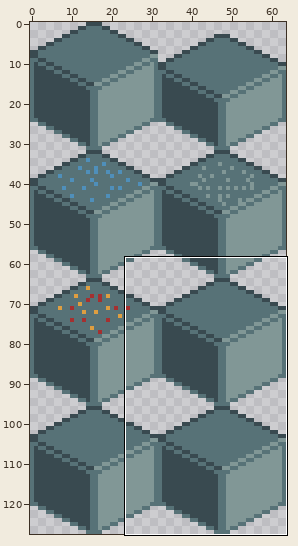
Sprite sheet -- LD48/Assets/Sprites/Terrain.png. Above, an overview of the earlier version with the close-up marked.
Close-up. The starting point:
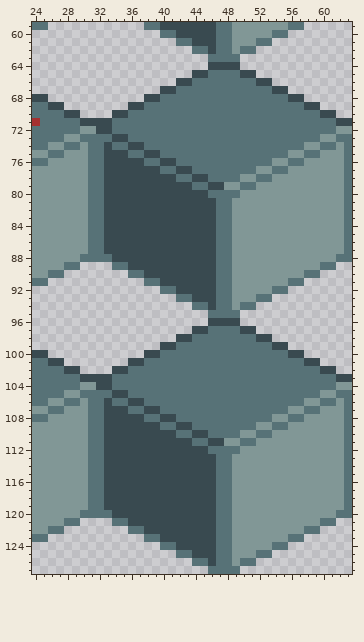
The file is 64x128 pixels. Shown: x 24..63, y 59..127.
New version:
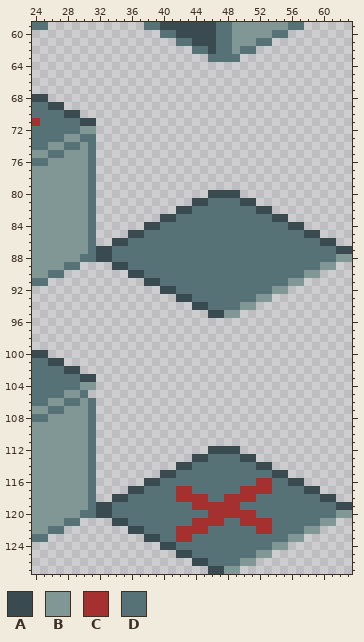
Palette (. is transparent): A #394a50  B #819796  C #a53030  D #577277
Change:
@@ x 24..63 @@
  63 ......................DDDD..............
- 64 ......................AAAA..............
- 65 ....................AADDDDAA............
- 66 ..................AADDDDDDDDAA..........
- 67 ................AADDDDDDDDDDDDAA........
- 68 AA............AADDDDDDDDDDDDDDDDAA......
- 69 DDAA........AADDDDDDDDDDDDDDDDDDDDAA....
- 70 DDDDAA....AADDDDDDDDDDDDDDDDDDDDDDDDAA..
- 71 CDDDDDAAAADDDDDDDDDDDDDDDDDDDDDDDDDDDDAA
- 72 DDDDDDBBAADDDDDDDDDDDDDDDDDDDDDDDDDDDDBB
- 73 DDDDBBDDDDAADDDDDDDDDDDDDDDDDDDDDDDDBBDD
- 74 DDBBDDBDDADDAADDDDDDDDDDDDDDDDDDDDBBDDBD
- 75 BBDDBBBDDAAADDAADDDDDDDDDDDDDDDDBBDDBBBD
- 76 DDBBBBBDDAAAAADDAADDDDDDDDDDDDBBDDBBBBBD
- 77 BBBBBBBDDAAAAAAADDAADDDDDDDDBBDDBBBBBBBD
- 78 BBBBBBBDDAAAAAAAAADDAADDDDBBDDBBBBBBBBBD
- 79 BBBBBBBDDAAAAAAAAAAADDAABBDDBBBBBBBBBBBD
- 80 BBBBBBBDDAAAAAAAAAAAAADDDDBBBBBBBBBBBBBD
- 81 BBBBBBBDDAAAAAAAAAAAAAADDBBBBBBBBBBBBBBD
- 82 BBBBBBBDDAAAAAAAAAAAAAADDBBBBBBBBBBBBBBD
- 83 BBBBBBBDDAAAAAAAAAAAAAADDBBBBBBBBBBBBBBD
- 84 BBBBBBBDDAAAAAAAAAAAAAADDBBBBBBBBBBBBBBD
- 85 BBBBBBBDDAAAAAAAAAAAAAADDBBBBBBBBBBBBBBD
- 86 BBBBBBBDDAAAAAAAAAAAAAADDBBBBBBBBBBBBBBD
- 87 BBBBBBBDDAAAAAAAAAAAAAADDBBBBBBBBBBBBBBD
- 88 BBBBBBDDDDAAAAAAAAAAAAADDBBBBBBBBBBBBBDD
- 89 BBBBDD....DDAAAAAAAAAAADDBBBBBBBBBBBDD..
- 90 BBDD........DDAAAAAAAAADDBBBBBBBBBDD....
- 91 DD............DDAAAAAAADDBBBBBBBDD......
- 92 ................DDAAAAADDBBBBBDD........
- 93 ..................DDAAADDBBBDD..........
- 94 ....................DDADDBDD............
- 95 ......................DDDD..............
- 96 ......................AAAA..............
- 97 ....................AADDDDAA............
- 98 ..................AADDDDDDDDAA..........
- 99 ................AADDDDDDDDDDDDAA........
-100 AA............AADDDDDDDDDDDDDDDDAA......
-101 DDAA........AADDDDDDDDDDDDDDDDDDDDAA....
-102 DDDDAA....AADDDDDDDDDDDDDDDDDDDDDDDDAA..
-103 DDDDDDAAAADDDDDDDDDDDDDDDDDDDDDDDDDDDDAA
-104 DDDDDDBBAADDDDDDDDDDDDDDDDDDDDDDDDDDDDBB
-105 DDDDBBDDDDAADDDDDDDDDDDDDDDDDDDDDDDDBBDD
-106 DDBBDDBDDADDAADDDDDDDDDDDDDDDDDDDDBBDDBD
-107 BBDDBBBDDAAADDAADDDDDDDDDDDDDDDDBBDDBBBD
-108 DDBBBBBDDAAAAADDAADDDDDDDDDDDDBBDDBBBBBD
-109 BBBBBBBDDAAAAAAADDAADDDDDDDDBBDDBBBBBBBD
-110 BBBBBBBDDAAAAAAAAADDAADDDDBBDDBBBBBBBBBD
-111 BBBBBBBDDAAAAAAAAAAADDAABBDDBBBBBBBBBBBD
-112 BBBBBBBDDAAAAAAAAAAAAADDDDBBBBBBBBBBBBBD
-113 BBBBBBBDDAAAAAAAAAAAAAADDBBBBBBBBBBBBBBD
-114 BBBBBBBDDAAAAAAAAAAAAAADDBBBBBBBBBBBBBBD
-115 BBBBBBBDDAAAAAAAAAAAAAADDBBBBBBBBBBBBBBD
-116 BBBBBBBDDAAAAAAAAAAAAAADDBBBBBBBBBBBBBBD
-117 BBBBBBBDDAAAAAAAAAAAAAADDBBBBBBBBBBBBBBD
-118 BBBBBBBDDAAAAAAAAAAAAAADDBBBBBBBBBBBBBBD
-119 BBBBBBBDDAAAAAAAAAAAAAADDBBBBBBBBBBBBBBD
-120 BBBBBBDDDDAAAAAAAAAAAAADDBBBBBBBBBBBBBDD
-121 BBBBDD....DDAAAAAAAAAAADDBBBBBBBBBBBDD..
-122 BBDD........DDAAAAAAAAADDBBBBBBBBBDD....
-123 DD............DDAAAAAAADDBBBBBBBDD......
-124 ................DDAAAAADDBBBBBDD........
-125 ..................DDAAADDBBBDD..........
-126 ....................DDADDBDD............
-127 ......................DDDD..............
+ 64 ........................................
+ 65 ........................................
+ 66 ........................................
+ 67 ........................................
+ 68 AA......................................
+ 69 DDAA....................................
+ 70 DDDDAA..................................
+ 71 CDDDDDAA................................
+ 72 DDDDDDBB................................
+ 73 DDDDBBDD................................
+ 74 DDBBDDBD................................
+ 75 BBDDBBBD................................
+ 76 DDBBBBBD................................
+ 77 BBBBBBBD................................
+ 78 BBBBBBBD................................
+ 79 BBBBBBBD................................
+ 80 BBBBBBBD..............AAAA..............
+ 81 BBBBBBBD............AADDDDAA............
+ 82 BBBBBBBD..........AADDDDDDDDAA..........
+ 83 BBBBBBBD........AADDDDDDDDDDDDAA........
+ 84 BBBBBBBD......AADDDDDDDDDDDDDDDDAA......
+ 85 BBBBBBBD....AADDDDDDDDDDDDDDDDDDDDAA....
+ 86 BBBBBBBD..AADDDDDDDDDDDDDDDDDDDDDDDDAA..
+ 87 BBBBBBBDAADDDDDDDDDDDDDDDDDDDDDDDDDDDDAA
+ 88 BBBBBBDDAADDDDDDDDDDDDDDDDDDDDDDDDDDDDBB
+ 89 BBBBDD....AADDDDDDDDDDDDDDDDDDDDDDDDBB..
+ 90 BBDD........AADDDDDDDDDDDDDDDDDDDDBB....
+ 91 DD............AADDDDDDDDDDDDDDDDBB......
+ 92 ................AADDDDDDDDDDDDBB........
+ 93 ..................AADDDDDDDDBB..........
+ 94 ....................AADDDDBB............
+ 95 ......................AABB..............
+ 96 ........................................
+ 97 ........................................
+ 98 ........................................
+ 99 ........................................
+100 AA......................................
+101 DDAA....................................
+102 DDDDAA..................................
+103 DDDDDDAA................................
+104 DDDDDDBB................................
+105 DDDDBBD.................................
+106 DDBBDDBD................................
+107 BBDDBBBD................................
+108 DDBBBBBD................................
+109 BBBBBBBD................................
+110 BBBBBBBD................................
+111 BBBBBBBD................................
+112 BBBBBBBD..............AAAA..............
+113 BBBBBBBD............AADDDDAA............
+114 BBBBBBBD..........AADDDDDDDDAA..........
+115 BBBBBBBD........AADDDDDDDDDDDDAA........
+116 BBBBBBBD......AADDDDDDDDDDDDCCDDAA......
+117 BBBBBBBD....AADDDDCCDDDDDDCCCCDDDDAA....
+118 BBBBBBBD..AADDDDDDCCCCDDCCCCDDDDDDDDAA..
+119 BBBBBBBDAADDDDDDDDDDCCCCCCDDDDDDDDDDDDAA
+120 BBBBBBDDAADDDDDDDDDDDDCCCCCCDDDDDDDDDDBB
+121 BBBBDD....AADDDDDDDDCCCCDDCCCCDDDDDDBB..
+122 BBDD........AADDDDCCCCDDDDDDCCDDDDBB....
+123 DD............AADDCCDDDDDDDDDDDDBB......
+124 ................AADDDDDDDDDDDDBB........
+125 ..................AADDDDDDDDBB..........
+126 ....................AADDDDBB............
+127 ......................AABB..............
